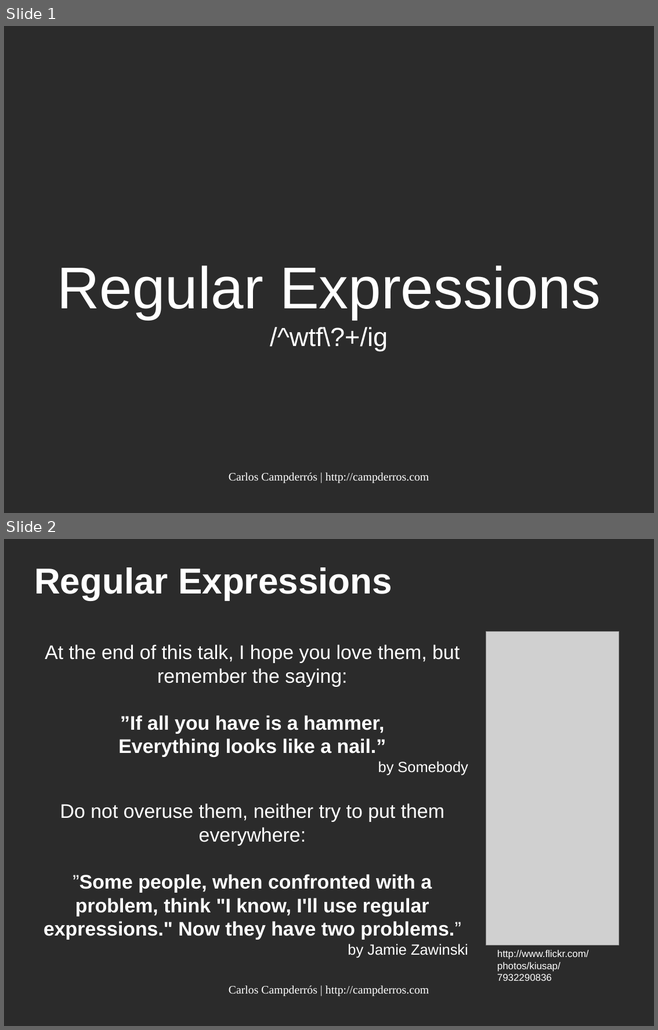
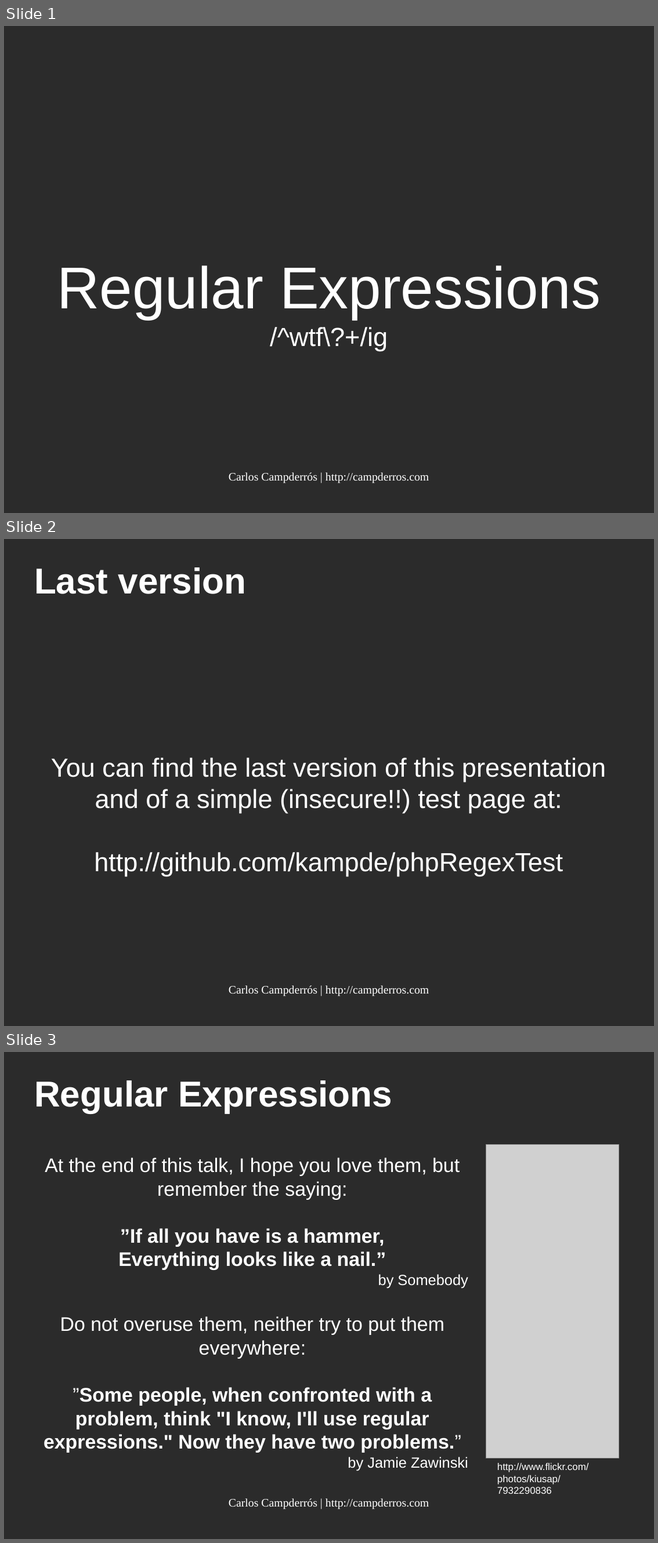
Before and after one commit to kampde/phpRegexTest, a slide deck: regular_expressions.odp. Shown one above the other, each under a label of ours: slides 1 and 2 before the commit, slides 1, 2 and 3 after it. The pictures are 658x1030 and 658x1543 pixels, drawn with LibreOffice and Linux fonts; fonts in the diff are those of the drawing; grey boxes stand for pictures; background and template pictures are left out; a plain dark background stands for a picture behind light text. Boxes give left, top, right and bottom in pixels: in the first picture for what was removed or moved away, otherwise in the second. Text is boxed around its words. In the diff, an @@ line names an element or a change of style, - is before the commit and + after.

Commit message:
Added slide with github repo address

```diff
--- a/regular_expressions.odp
+++ b/regular_expressions.odp
@@ slide 2 added at (4, 539, 654, 1026), background picture (left out) @@
@@ title added at (34, 567, 246, 594), 44 pt, text #FFFFFF, bold @@
+Last version
@@ subtitle added at (51, 758, 605, 876), 32 pt, text #FFFFFF @@
+You can find the last version of this presentation and of a simple (insecure!!) test page at:
+http://github.com/kampde/phpRegexTest
@@ text added at (228, 986, 429, 997), 14 pt, text #FFFFFF @@
+Carlos Campderrós | http://campderros.com
@@ what was slide 2 is now slide 3 @@
```
